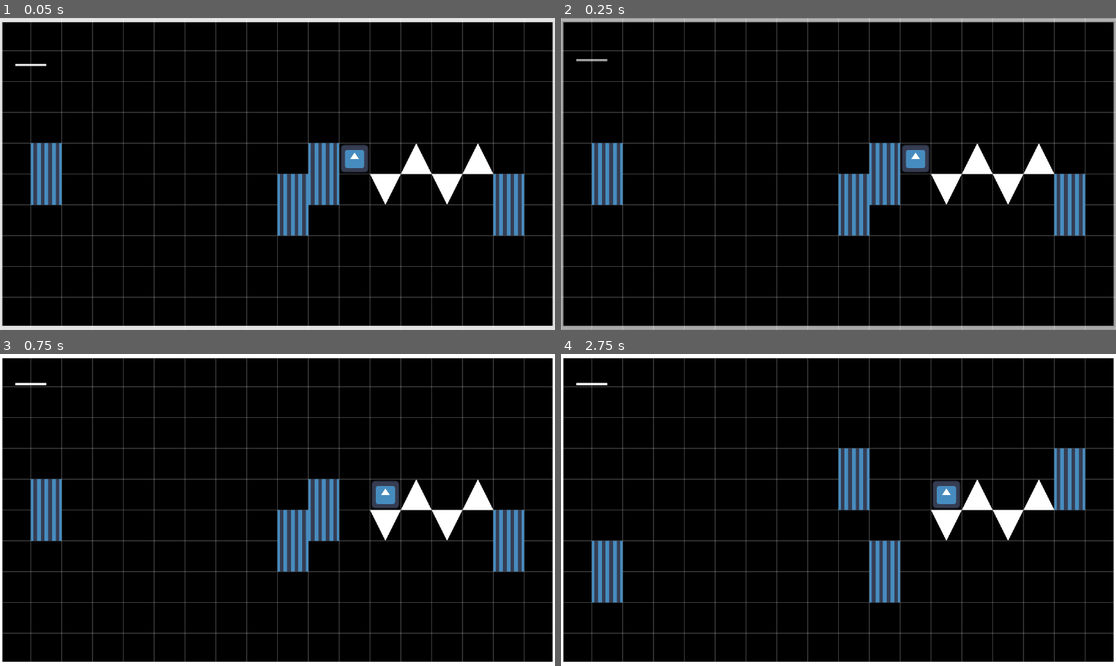
Above: before the commit, frames 1-4 (two rows, left to right).
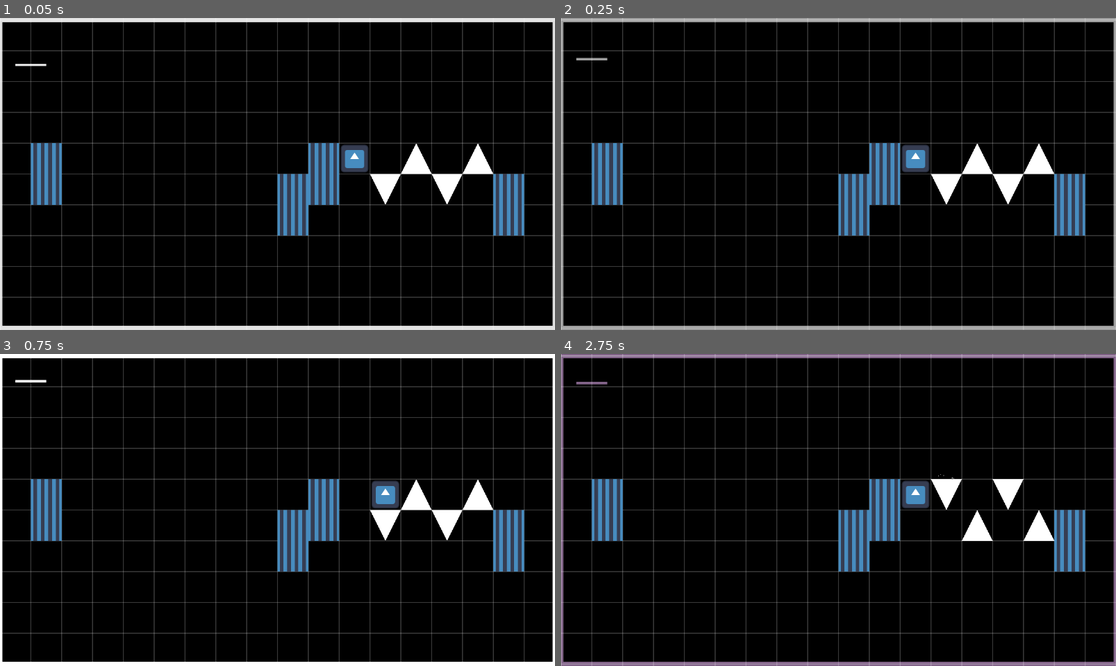
Above: after the commit, the same moments.

Repository: pradoh97/square-jam
Game: Godot game, scene res://levels/test_level.tscn
Same seed, same stepped clock (60 frames per second), same inputs: the game is played once before the commit and once after it. The engine's default icon, where the game draws it, is replaced by a stand-in: a white triangle on a blue panel in a dark square.
Inputs:
- Up to frame 1 (0.05 s): no input
- Up to frame 2 (0.25 s): no input
- Up to frame 3 (0.75 s): hold D (move) from 0.53 s (still down)
- Up to frame 4 (2.75 s): release D (move) at 1.28 s; tap D (move) at 1.35 s; hold D (move) from 2.03 s (still down)

Frame 1 is identical in both runs. In frame 2, less than 0.1% of the frame differs, in the area x 2-9%, y 12-15%; in frame 3, 0.1%; in frame 4, 15%, in the area x 0-100%, y 0-100%.

Commit message:
Dynamic bpm for level

Diff:
--- a/levels/blacks.gd
+++ b/levels/blacks.gd
@@ -1,4 +1,5 @@
 extends Timer
 
 func _ready():
+	wait_time = 60/get_parent().bpm
 	timeout.emit()
--- a/levels/moving_compass_feedback.gd
+++ b/levels/moving_compass_feedback.gd
@@ -8,6 +8,7 @@
 	var movement_tween: Tween = create_tween()
 	var target_position: Vector2 = global_position + Vector2(0, 50)
 	var blink_tween_duration = 0.2
+	var movement_duration: float = 60.0/get_parent().bpm
 	var transition_color = Color(1.0, 1.0, 1.0, 0.5)
 	var original_color = modulate
 	if compass_count == 4:
@@ -15,7 +16,7 @@
 		transition_color = Color(0.576, 0.42, 0.612, 0.835)
 	if compass_count % 2:
 		target_position = global_position - Vector2(0, 50)
-	movement_tween.tween_property(self, "global_position", target_position, 1)
+	movement_tween.tween_property(self, "global_position", target_position, movement_duration)
 	movement_tween.finished.connect(func(): global_position = target_position)
 	blink_tween.tween_property(self, "modulate", transition_color, blink_tween_duration)
 	blink_tween.tween_property(self, "modulate", original_color, blink_tween_duration)
--- /dev/null
+++ b/levels/test_level.gd
@@ -0,0 +1,3 @@
+extends Node2D
+# Nice values: 50, 70, 110
+@export var bpm: float = 70.0
--- a/levels/test_level.tscn
+++ b/levels/test_level.tscn
@@ -1,7 +1,8 @@
-[gd_scene load_steps=12 format=3 uid="uid://yjx67y2cqi8c"]
+[gd_scene load_steps=13 format=3 uid="uid://yjx67y2cqi8c"]
 
 [ext_resource type="PackedScene" uid="uid://doepcn6153ad7" path="res://player/player.tscn" id="1_46lwt"]
 [ext_resource type="Script" uid="uid://bxj35lr18q8nq" path="res://levels/moving_compass_feedback.gd" id="1_o6mel"]
+[ext_resource type="Script" uid="uid://cmn1wcajj8cau" path="res://levels/test_level.gd" id="1_ur00s"]
 [ext_resource type="Script" uid="uid://vxjlfc17d6vb" path="res://levels/grid.gd" id="2_x25rp"]
 [ext_resource type="Script" uid="uid://4x76mhtiushj" path="res://levels/trap.gd" id="3_gmgay"]
 [ext_resource type="Script" uid="uid://buq02kmcuechh" path="res://levels/compass_feedback.gd" id="4_w7r7j"]
@@ -28,6 +29,7 @@
 size = Vector2(64, 128)
 
 [node name="TestLevel" type="Node2D"]
+script = ExtResource("1_ur00s")
 
 [node name="Player" parent="." instance=ExtResource("1_46lwt")]
 position = Vector2(160, -32)
--- a/levels/trap.gd
+++ b/levels/trap.gd
@@ -9,6 +9,7 @@
 var last_compass_played = 0
 
 func _ready():
+	blacks_duration = 60/get_parent().get_parent().bpm
 	$ForgivenessAttackTimer.wait_time = blacks_duration*forgiveness
 	$ForgivenessAttackTimer.one_shot = true
 	$ForgivenessAttackTimer.timeout.connect(func(): $CollisionShape2D.set_deferred("disabled", false))
Not shown, added: levels/test_level.gd.uid
